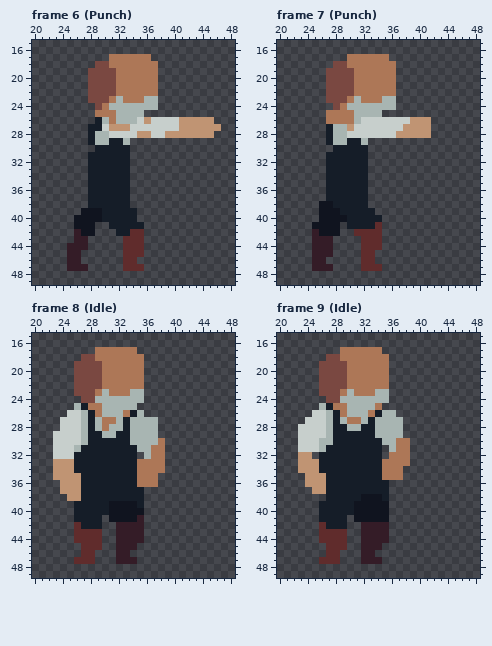
Pixel-art file, stored at MagaraJam5/Assets/Sprites/Npc/Blacksmith/Blacksmith.aseprite. The first picture shows the starting point.
64x64 pixels, 21 frames. Shown: frame 6 (Punch): x 20..48, y 15..49; frame 7 (Punch): x 20..48, y 15..49; frame 8 (Idle): x 20..48, y 15..49; frame 9 (Idle): x 20..48, y 15..49. The commit also changed other frames, which this record leaves out.
The result:
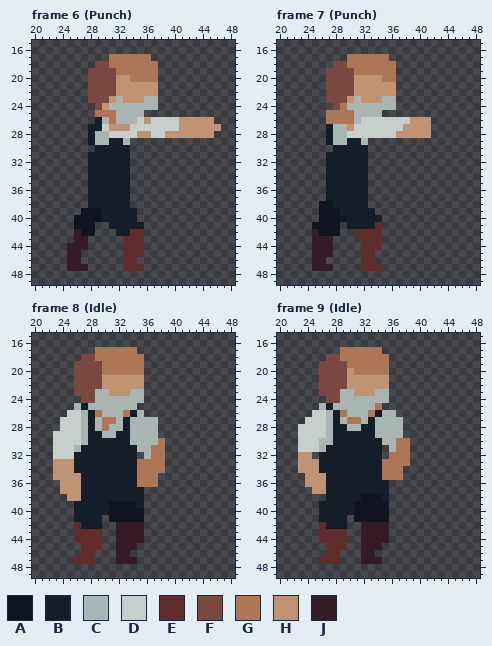
Palette (. is transparent): A #10141f  B #151d28  C #a8b5b2  D #c7cfcc  E #602c2c  F #7a4841  G #ad7757  H #c09473  J #341c27
Change:
--- frame 6 (Punch), layer "Layer 8"
@@ x 28..39 @@
 19 FFFFGGGGGG..
-20 FFFFGGGGGG..
-21 FFFFGGGGGG..
-22 FFFFGGGGGG..
-23 FFFGCGGGCC..
-24 .FGCCCCCCC..
+20 FFFFHHGGGG..
+21 FFFFHHHHHH..
+22 FFFFHHHHHH..
+23 FFFHCHHHCC..
+24 .FHCCCCCCC..
 25 .GGGCCCC....
--- frame 7 (Punch), layer "Layer 8"
@@ x 28..38 @@
 19 FFFGGGGGG..
-20 FFFGGGGGG..
-21 FFFGGGGGG..
-22 FFFGGGGGG..
-23 FFGCGGGCC..
+20 FFFHHHHGG..
+21 FFFHHHHHH..
+22 FFFHHHHHH..
+23 FFHCHHHCC..
 24 FGCCCCCCC..
--- frame 8 (Idle), layers "Layer 8", "Layer 3"
@@ x 26..37 @@
 20 FFFFGGGGGG..
-21 FFFFGGGGGG..
-22 FFFFGGGGGG..
-23 FFFGCGGGCC..
+21 FFFFHHHHHH..
+22 FFFFHHHHHH..
+23 FFFCCHHHCC..
 24 .FFCCCCCCC..
-25 CBGGCCCCC...
+25 CBCCCCCCC...
 26 DCBGCCCGBC..
@@ x 33..37 @@
 40 AAA..
-41 AAJ..
+41 AAA..
 42 JJJ..
--- frame 9 (Idle), layer "Layer 8"
@@ x 26..37 @@
 19 FFFFGGGGGG..
-20 FFFFGGGGGG..
-21 FFFFGGGGGG..
-22 FFFFGGGGGG..
-23 FFFGCGGGCC..
+20 FFFFHGGGGG..
+21 FFFFHHHHHH..
+22 FFFFHHHHHH..
+23 FFFCCHHHCC..
 24 .FFCCCCCCC..
-25 CBGGCCCCG...
+25 CBCCCCCCG...
 26 DCBGCCCGBCC.
Where, in picture pixels (left, top, right, bottom), the same in both pictures:
changed: (102, 75, 158, 110)
changed: (347, 75, 396, 103)
changed: (88, 375, 144, 410)
changed: (137, 515, 144, 522)
changed: (333, 368, 389, 410)
